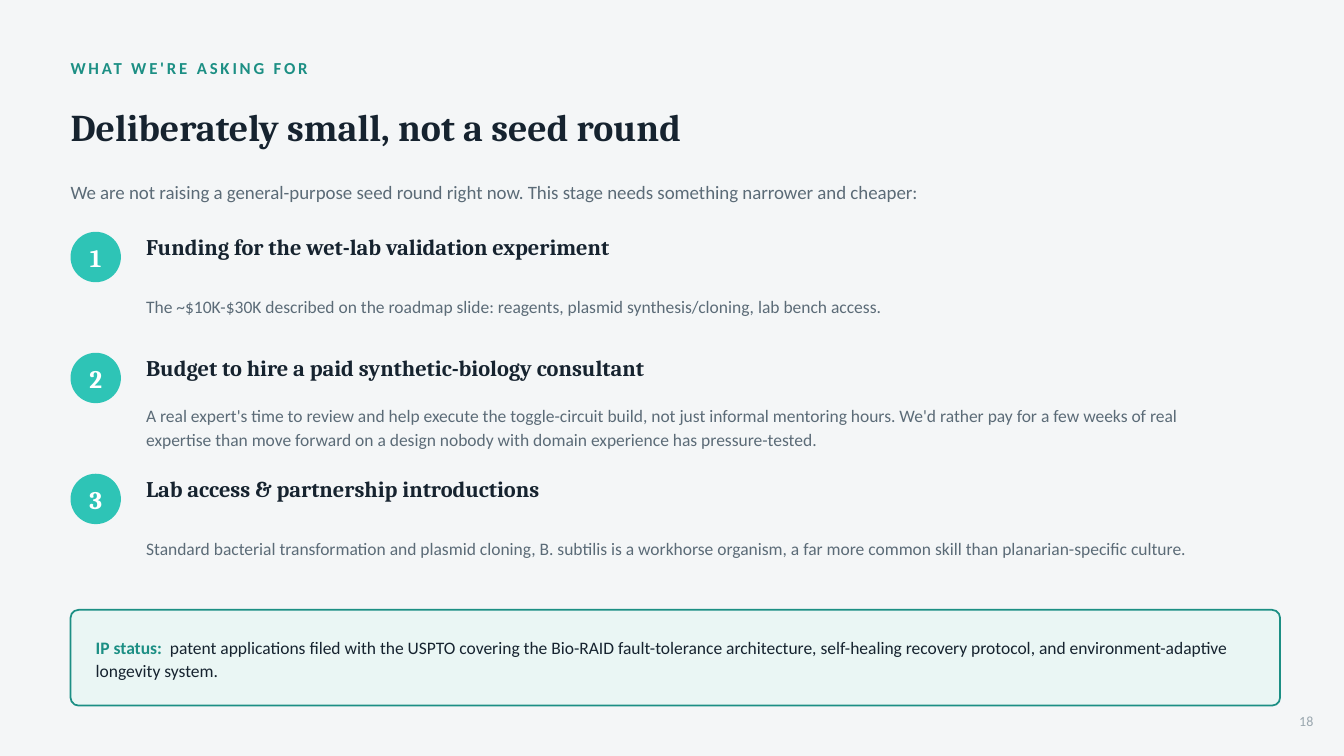
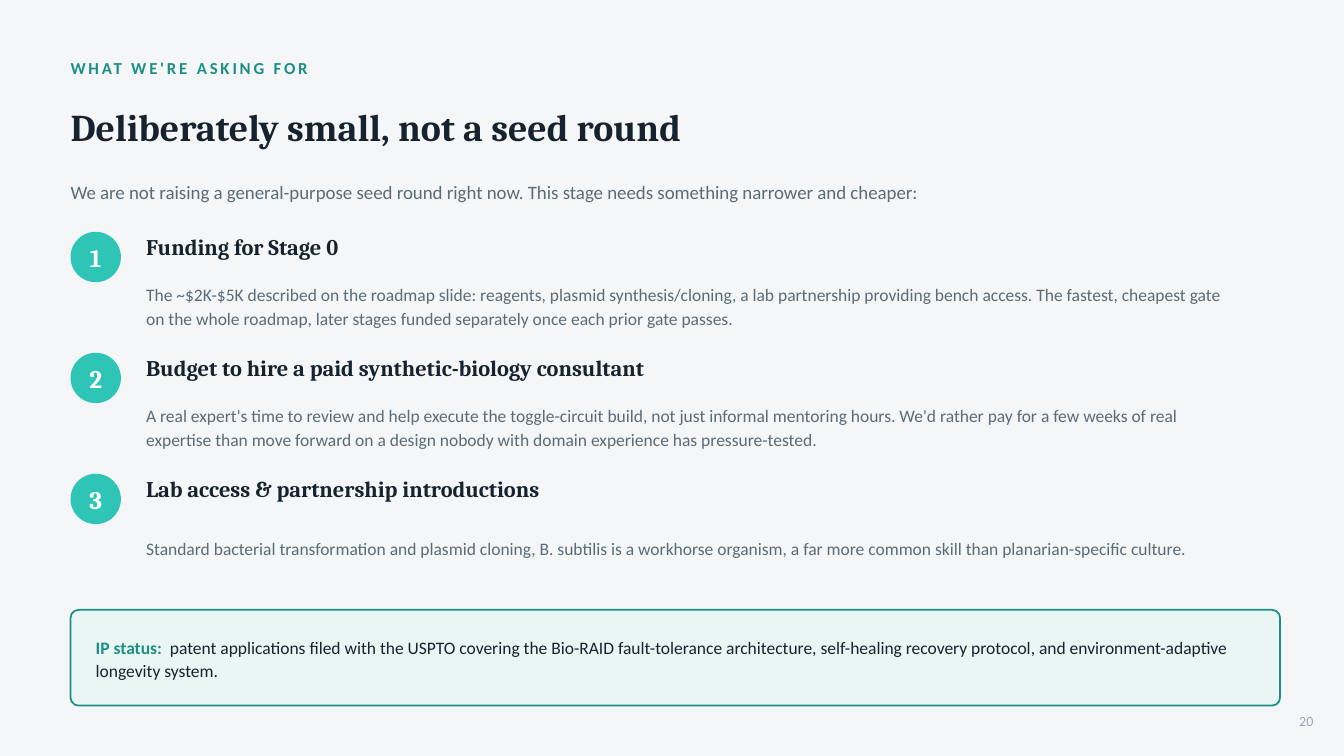
Before and after one commit to rewired89/Acheron, a slide deck: slide 20 of docs/pitch/Acheron_Pitch_Deck.pptx (slide 18 before the commit). Drawn at 1344x756 pixels with LibreOffice and Linux fonts; fonts in the diff are those of the drawing. Boxes give left, top, right and bottom in pixels: in the first picture for what was removed or moved away, otherwise in the second. Text is boxed around its words. In the diff, an @@ line names an element or a change of style, - is before the commit and + after.

```diff
--- a/docs/pitch/Acheron_Pitch_Deck.pptx
+++ b/docs/pitch/Acheron_Pitch_Deck.pptx
@@ text at (146, 239, 338, 260): text changed @@
-Funding for the wet-lab validation experiment
+Funding for Stage 0
@@ text at (146, 289, 1220, 328): text changed @@
-The ~$10K-$30K described on the roadmap slide: reagents, plasmid synthesis/cloning, lab bench access.
+The ~$2K-$5K described on the roadmap slide: reagents, plasmid synthesis/cloning, a lab partnership providing bench access. The fastest, cheapest gate on the whole roadmap, later stages funded separately once each prior gate passes.
@@ text at (1299, 717, 1313, 726): text changed @@
-18
+20
```
Also in this commit, not shown: 8 other slides changed, 3 slides added, 1 slide removed, 2 other files.
